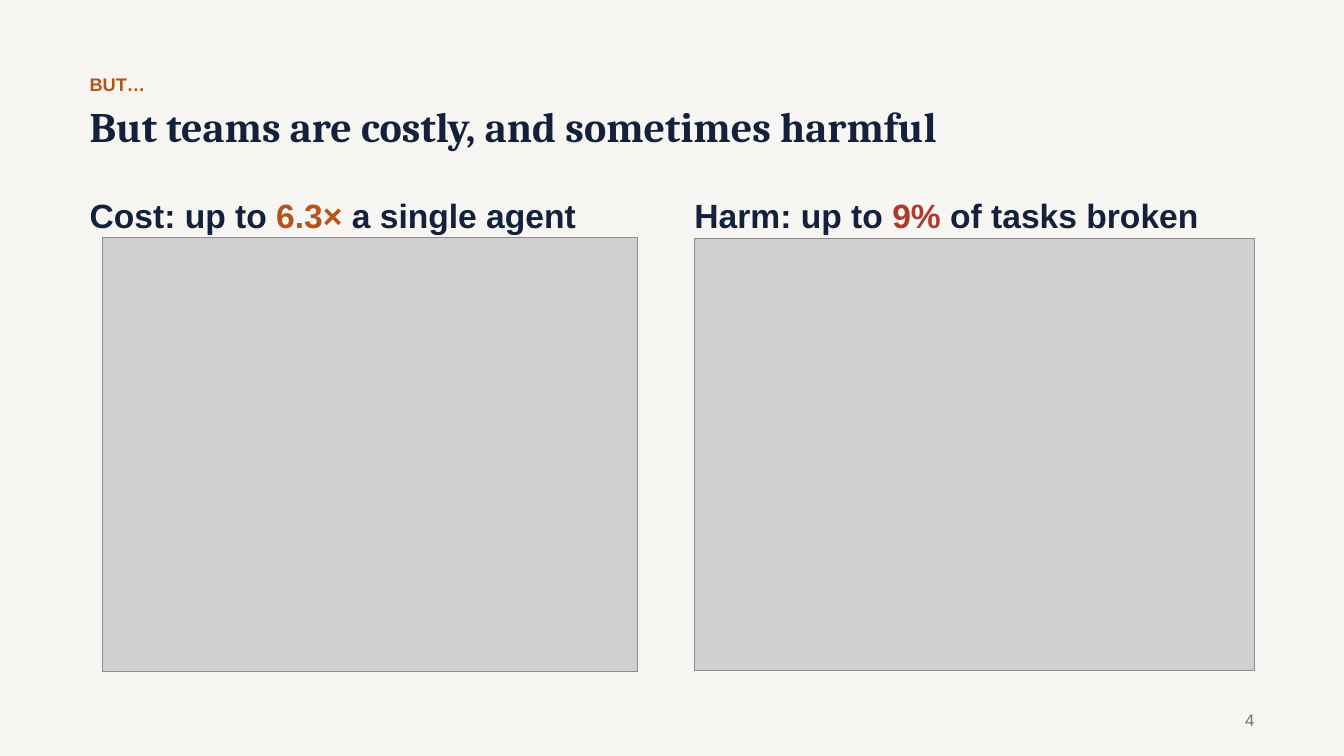
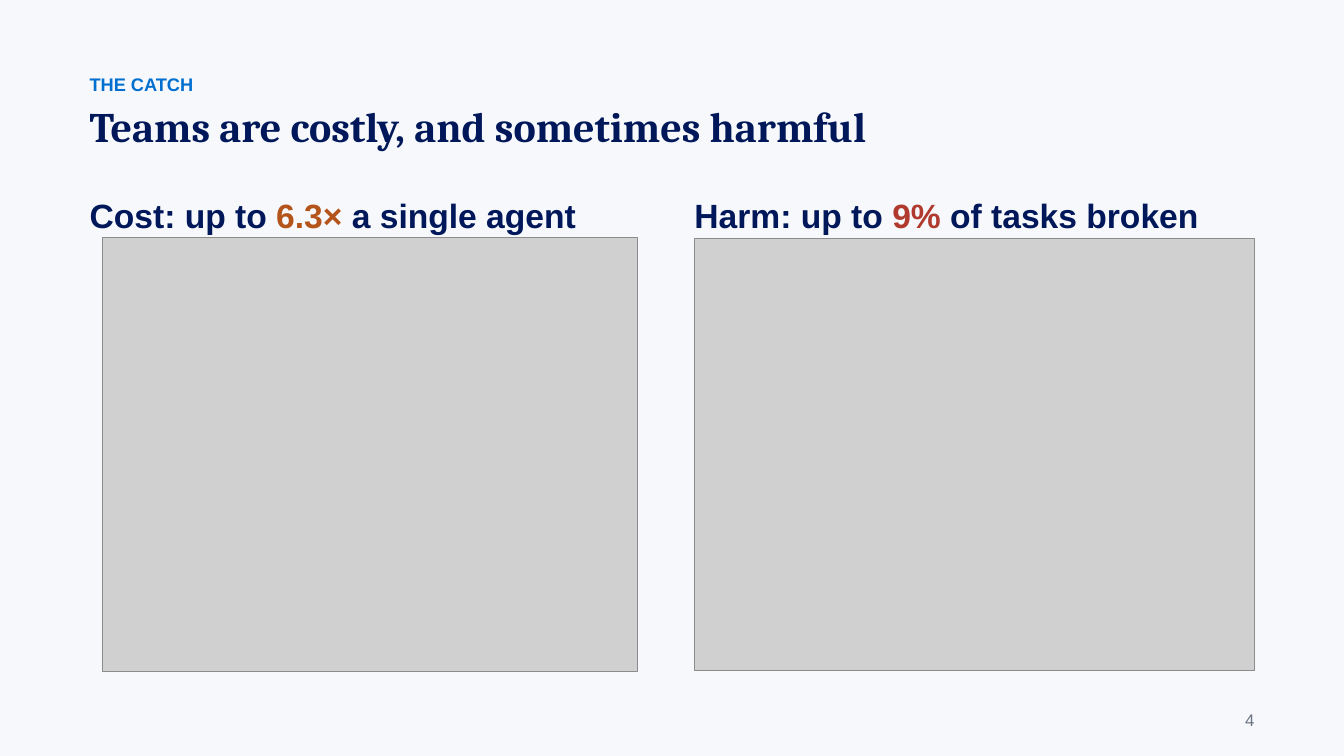
Before and after one commit to gaoj21/tokenbank, a slide deck: slide 4 of slides/CLIMB_talk.pptx. Drawn at 1344x756 pixels with LibreOffice and Linux fonts; fonts in the diff are those of the drawing; grey boxes stand for pictures. Boxes give left, top, right and bottom in pixels: in the first picture for what was removed or moved away, otherwise in the second. Text is boxed around its words. In the diff, an @@ line names an element or a change of style, - is before the commit and + after.

```diff
--- a/slides/CLIMB_talk.pptx
+++ b/slides/CLIMB_talk.pptx
@@ background #F7F6F2 to #F6F8FB @@
@@ text at box(90, 78, 193, 91): text changed; text colour #B4541A to #006FCF @@
-BUT…
+THE CATCH
@@ text at box(90, 112, 866, 152): text changed; text colour #14213D to #00175A @@
-But teams are costly, and sometimes harmful
+Teams are costly, and sometimes harmful
@@ text "Cost: up to 6.3× a ..." at box(90, 203, 576, 235): text colour #14213D to #00175A in "Cost: up to a single agent" @@
@@ text "Harm: up to 9% of ..." at box(694, 203, 1198, 235): text colour #14213D to #00175A @@
```
Also in this commit, not shown: 19 other slides changed, 2 slides added, 17 other files.
